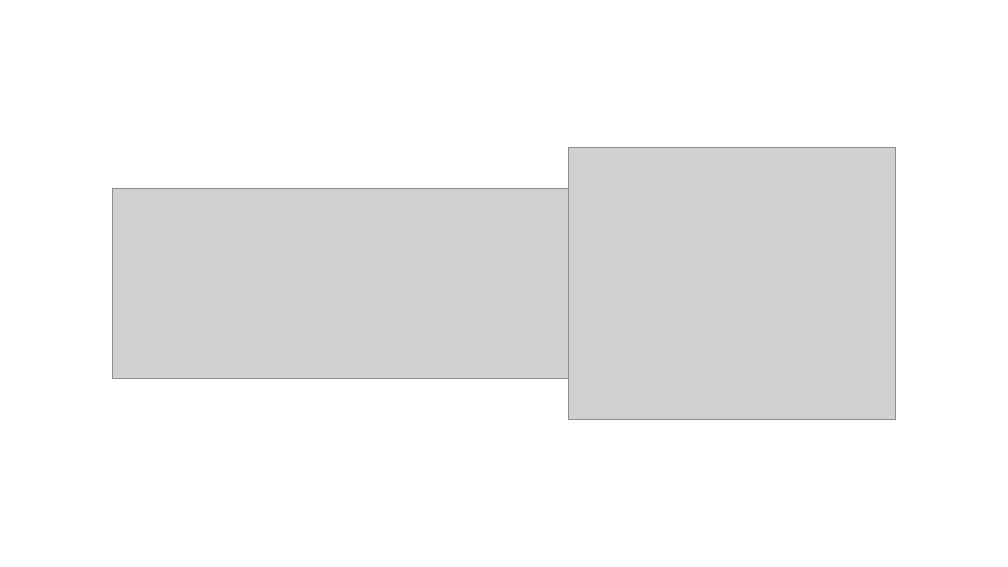
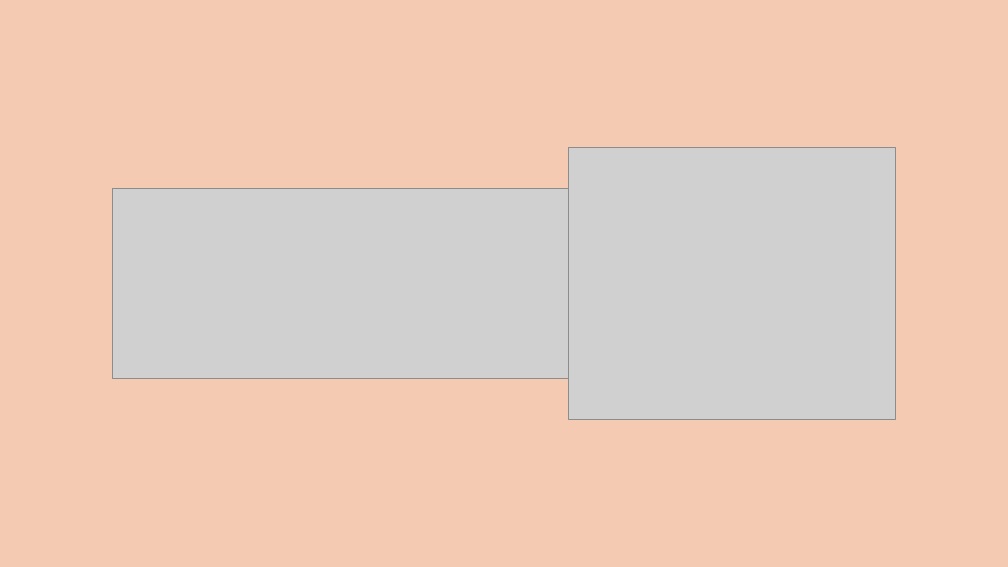
Before and after one commit to szetko/course-materials, a slide deck: slide 1 of Workshops/Git Intro.pptx. Drawn at 1008x567 pixels with LibreOffice and Linux fonts; fonts in the diff are those of the drawing; grey boxes stand for pictures. Boxes give left, top, right and bottom in pixels: in the first picture for what was removed or moved away, otherwise in the second. Text is boxed around its words. In the diff, an @@ line names an element or a change of style, - is before the commit and + after.

```diff
--- a/Workshops/Git Intro.pptx
+++ b/Workshops/Git Intro.pptx
@@ background #FFFFFF to #F4CBB2 @@
```
Also in this commit, not shown: 3 other slides changed, 15 slides added.
